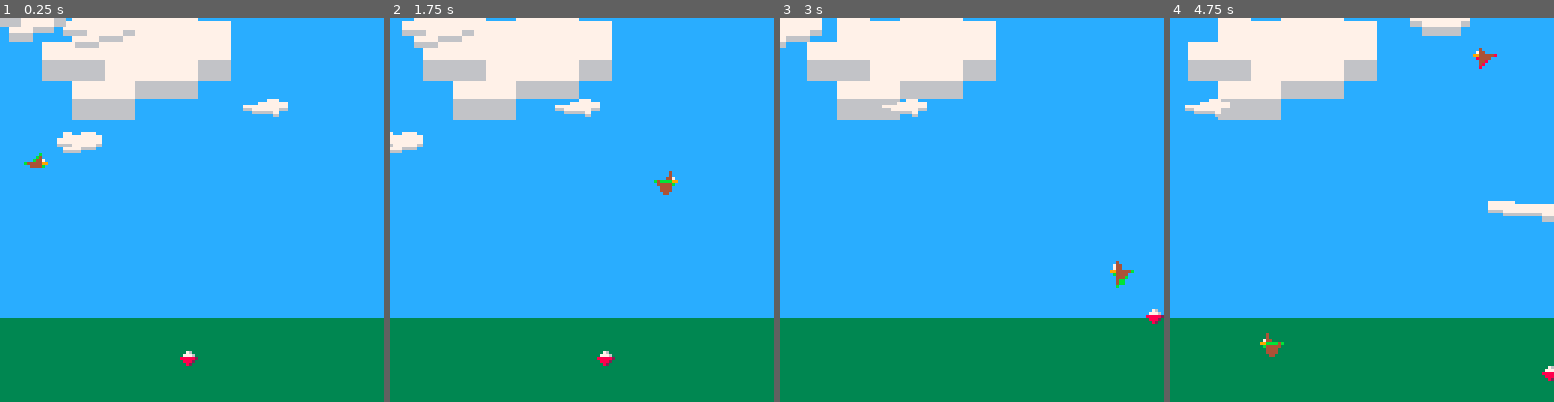
Above: before the commit, frames 1-4 (left to right).
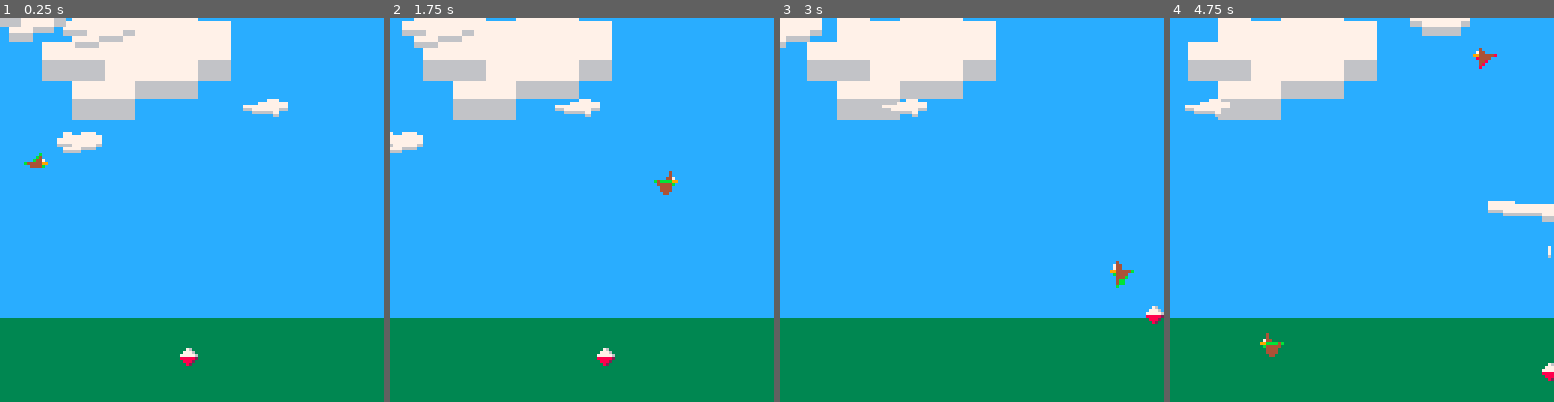
Above: after the commit, the same moments.

Repository: aranasaurus/exploding-birds
Game: PICO-8 cartridge exploding-birds.p8
The game is run twice, just before and just after one commit, with the same random seed, the same clock (stepped at 60 frames per second) and the same inputs.
Inputs:
- Up to frame 1 (0.25 s): no input
- Up to frame 2 (1.75 s): tap X (X key) at 0.33, 1.07 s; tap O (Z key) at 0.7, 1.7 s; hold Right from 1.6 s (still down)
- Up to frame 3 (3 s): tap X (X key) at 1.85, 2.97 s; release Right at 2.1 s; tap O (Z key) at 2.1, 2.5, 2.9 s; hold Up 2.15-2.42 s; hold Right from 2.47 s (still down)
- Up to frame 4 (4.75 s): release Right at 3.03 s; hold Left 3.08-3.58 s; tap O (Z key) every 0.4 s from 3.3 to 4.5 s; hold Down 3.63-3.97 s; hold Right 4.02-4.68 s; tap X (X key) at 4.08 s; hold Up from 4.73 s (still down)

The runs differ from the first frame. In frame 1, less than 0.1% of the frame differs, in the area x 46-52%, y 85-89%; in frame 2, less than 0.1%; in frame 3, less than 0.1%; in frame 4, less than 0.1%, in the area x 96-100%, y 59-93%.

Commit message:
Add a life meter of sorts (the amount of rice in your bowl).

Diff:
--- a/exploding-birds.p8
+++ b/exploding-birds.p8
@@ -1,7 +1,7 @@
 pico-8 cartridge // http://www.pico-8.com
-version 9
+version 8
 __lua__
--- Generic Helpers (start here when you need to reduce token size)
+-- generic helpers (start here when you need to reduce token size)
 left=0
 right=1
 up=2
@@ -26,7 +26,7 @@
 peach=15
 
 horizon=100
--- Game Objects
+-- game objects
 birds={}
 max_birds=10
 max_spd=3.25
@@ -199,15 +199,21 @@
  return c
 end
 
--- Player
+-- player
 rice={}
+max_rice=120 -- should be a multiple of 3
 player={
  x=59,
  y=110,
  spd=1,
  cd=0,
  c={red,dark_red},
+ rice=max_rice,
  shoot_rice=function(self)
+  if self.rice==0 then
+   -- game over, man
+   return
+  end
   if self.cd>0 then
    self.cd-=1
    return
@@ -228,7 +234,8 @@
    end
   }
   add(rice,b)
-  self.cd=20
+  self.cd=10
+  self.rice-=1
  end,
  update=function(self)
   if btn(left) then self.x-=self.spd end
@@ -249,6 +256,10 @@
  draw=function(self)
   pal(dark_grey,self.c[1])
   pal(dark_blue,self.c[2])
+  if self.rice>0 then
+   local p=flr(((max_rice-self.rice)*3)/max_rice)
+   sspr(8,24,8,4-p,self.x,self.y+p)
+  end
   spr(48,self.x,self.y)
   for b in all(rice) do
    b:draw()
@@ -256,7 +267,7 @@
  end
 }
 
--- Game Logic
+-- game logic
 function _init()
  add(birds,make_bird())
  add(clouds,make_cloud(true))
@@ -314,9 +325,9 @@
 00000000000000000000000000000000000000000000000000000000000000000000000000000000000000000000000000000000000000000000000000000000
 00000000000000000000000000000000000000000000000000000000000000000000000000000000000000000000000000000000000000000000000000000000
 00000000000000000000000000000000000000000000000000000000000000000000000000000000000000000000000000000000000000000000000000000000
-00000000000000000000000000000000000000000000000000000000000000000000000000000000000000000000000000000000000000000000000000000000
-00076000000000000000000000000000000000000000000000000000000000000000000000000000000000000000000000000000000000000000000000000000
-00777600000000000000000000000000000000000000000000000000000000000000000000000000000000000000000000000000000000000000000000000000
+00000000000760000000000000000000000000000000000000000000000000000000000000000000000000000000000000000000000000000000000000000000
+00000000007776000000000000000000000000000000000000000000000000000000000000000000000000000000000000000000000000000000000000000000
+00000000077777600000000000000000000000000000000000000000000000000000000000000000000000000000000000000000000000000000000000000000
 05555510000000000000000000000000000000000000000000000000000000000000000000000000000000000000000000000000000000000000000000000000
 00555100000000000000000000000000000000000000000000000000000000000000000000000000000000000000000000000000000000000000000000000000
 00051000000000000000000000000000000000000000000000000000000000000000000000000000000000000000000000000000000000000000000000000000
